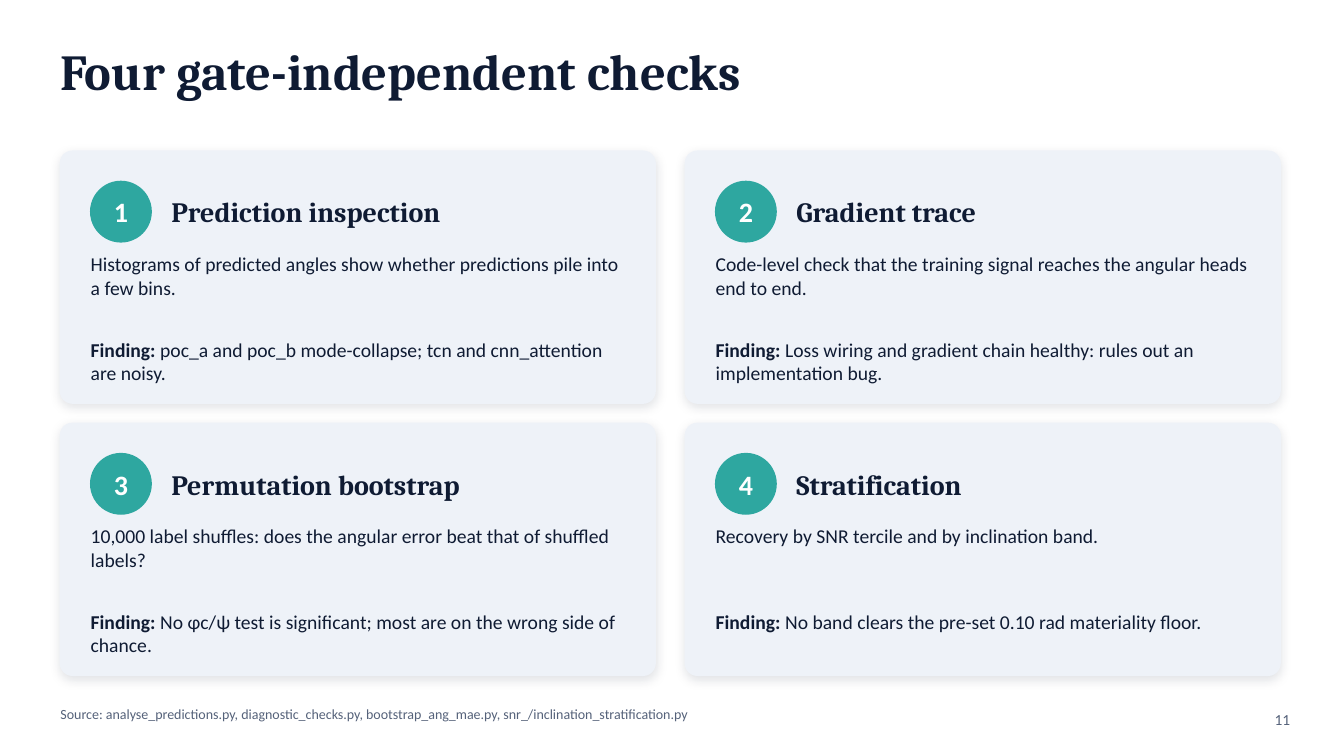
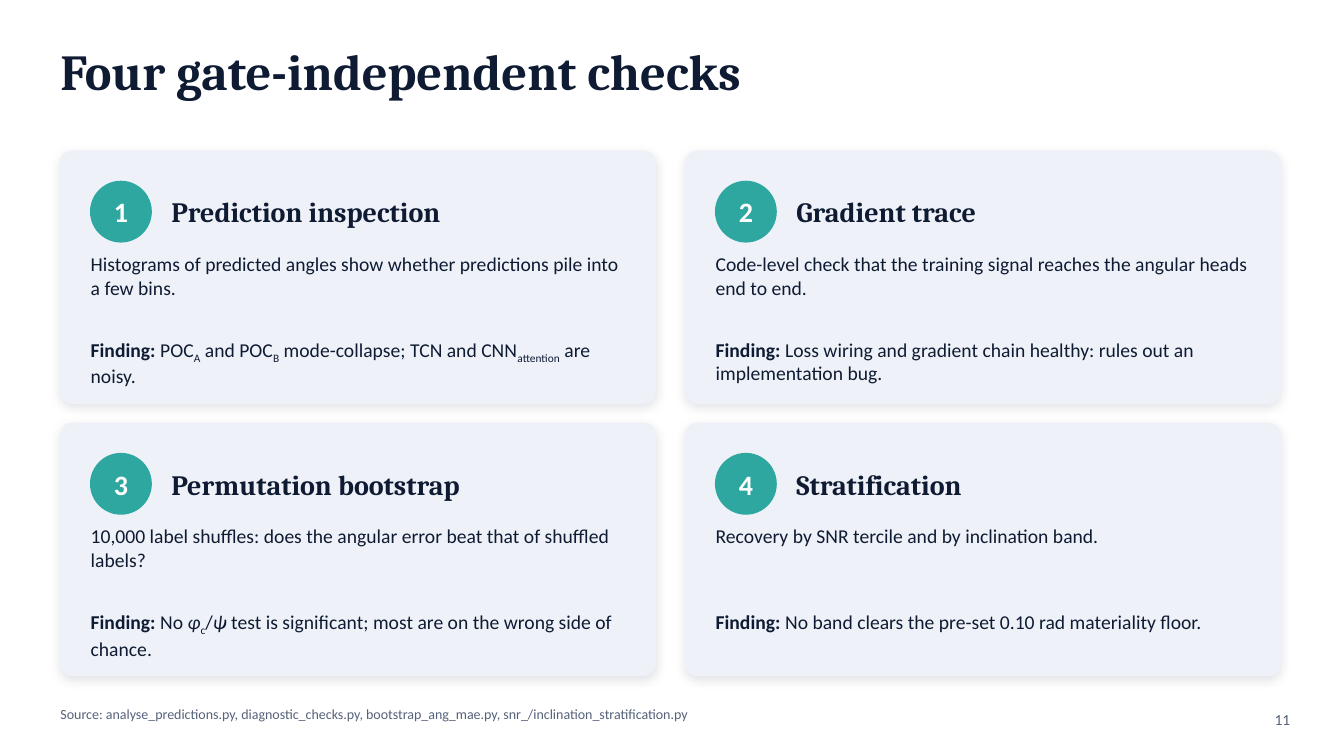
Before and after one commit to syedalimohsinbukhari/ml_practice_v2, a slide deck: slide 11 of experiments/phic_psi_poc-redo/phic_psi_presentation.pptx. Drawn at 1344x756 pixels with LibreOffice and Linux fonts; fonts in the diff are those of the drawing. Boxes give left, top, right and bottom in pixels: in the first picture for what was removed or moved away, otherwise in the second. Text is boxed around its words. In the diff, an @@ line names an element or a change of style, - is before the commit and + after.

```diff
--- a/experiments/phic_psi_poc-redo/phic_psi_presentation.pptx
+++ b/experiments/phic_psi_poc-redo/phic_psi_presentation.pptx
@@ text at (x1=91, y1=343, x2=590, y2=386): text changed @@
-Finding: poc_a and poc_b mode-collapse; tcn and cnn_attention are noisy.
+Finding: POCA and POCB mode-collapse; TCN and CNNattention are noisy.
@@ text "Finding: No φc/ψ test is ..." at (x1=91, y1=615, x2=611, y2=656): now subscript, italic on in "φc/ψ" @@
```
Also in this commit, not shown: 15 other slides changed, 4 other files.
